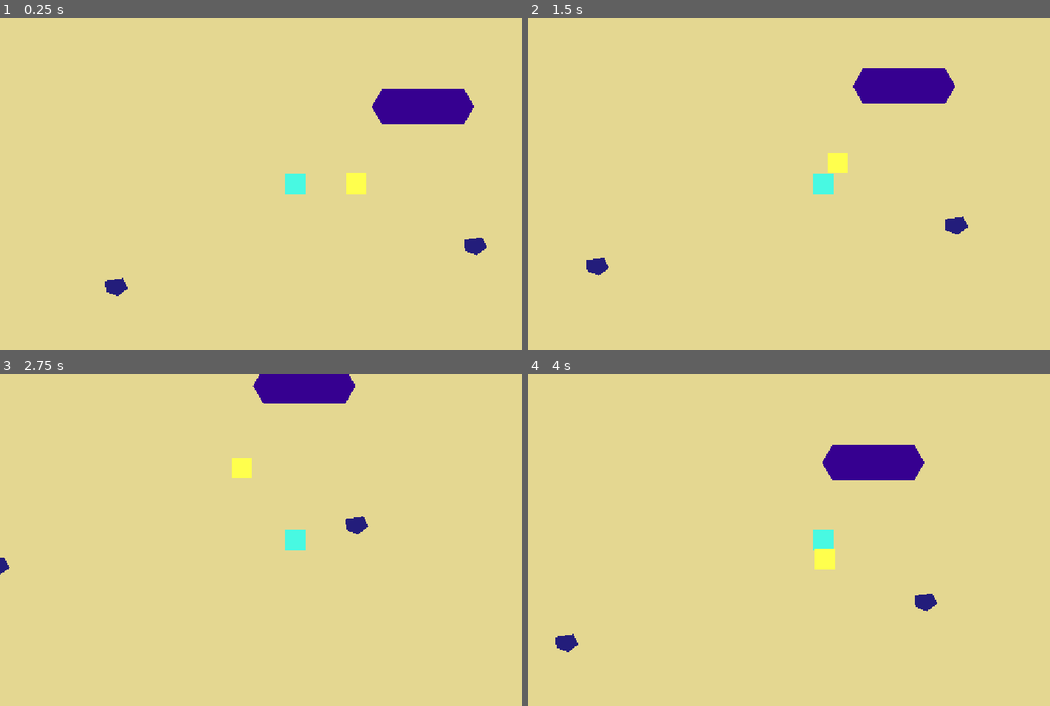
Above: before the commit, frames 1-4 (two rows, left to right).
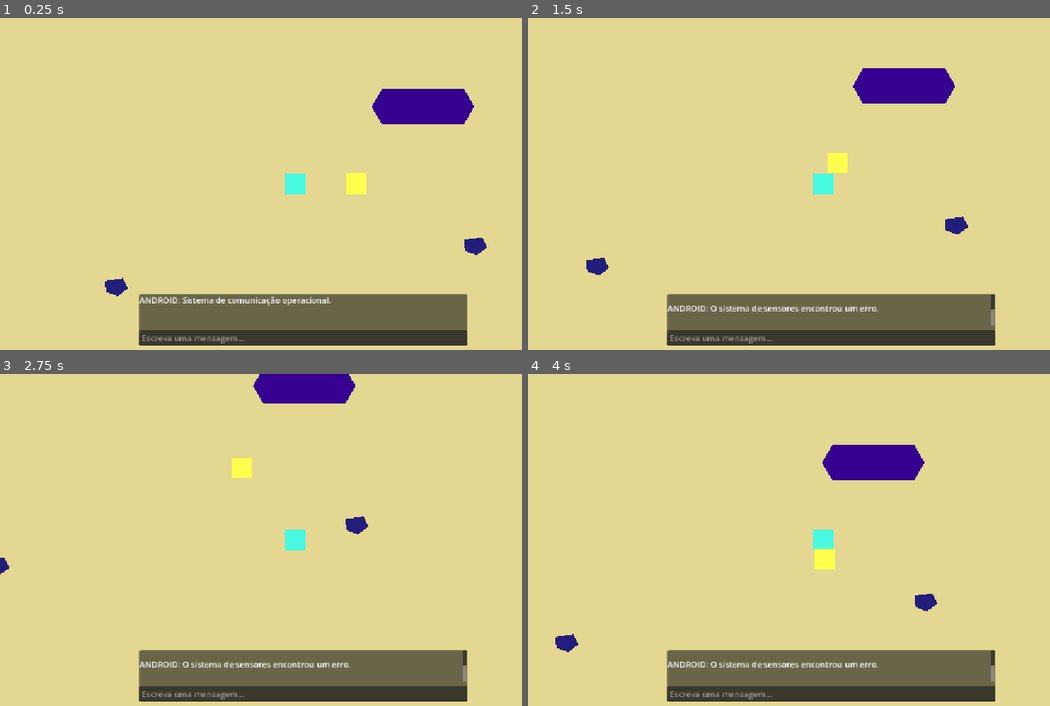
Above: after the commit, the same moments.

Repository: M7R1NHO/findhope
Game: Godot game, scene res://scenes/main.tscn
Two runs of this game, one before a commit and one after it. Both use one fixed random seed, a clock stepped at 60 frames per second and the inputs below. The project has no main scene, so this scene is started directly.
Inputs (mouse positions are in pixels of both pictures, inside the frame that each line leads up to):
- Up to frame 1 (0.25 s): no input
- Up to frame 2 (1.5 s): tap Enter (ui_accept) at 0.5, 1.35 s; move the mouse to (950, 167) at 0.52 s; hold D 0.53-1.28 s; hold Enter (ui_accept) 0.53-1.28 s; tap Space at 0.6 s; click (950, 167) at 0.67 s; move the mouse to (705, 200) at 1.27 s; hold S from 1.28 s (still down); click (705, 200) at 1.42 s
- Up to frame 3 (2.75 s): tap Enter (ui_accept) at 1.52, 1.82 s; tap Space at 1.55, 2.1 s; move the mouse to (354, 466) at 2.02 s; release S at 2.03 s; hold D from 2.03 s (still down); hold Enter (ui_accept) from 2.03 s (still down); click (354, 466) at 2.17 s
- Up to frame 4 (4 s): move the mouse to (794, 606) at 2.77 s; release D at 2.78 s; release Enter (ui_accept) at 2.78 s; hold W 2.78-3.53 s; tap Space at 2.85 s; click (794, 606) at 2.92 s; tap Enter (ui_accept) at 3.02, 3.32 s; move the mouse to (1003, 589) at 3.52 s; hold A from 3.53 s (still down); hold Enter (ui_accept) from 3.53 s (still down); click (1003, 589) at 3.67 s

The runs differ from the first frame. In frame 1, 9.8% of the frame differs, in the area x 26-90%, y 83-99%; in frame 2, 9.8%; in frame 3, 9.8%; in frame 4, 9.8%.

Commit message:
Adiciona chat visual e melhora integração do Android no Godot

Diff:
--- a/game/scenes/atlas.gd
+++ b/game/scenes/atlas.gd
@@ -1,15 +1,26 @@
 extends CharacterBody2D
+
+
+signal sensor_message(message: String)
+
 
 @export var speed: float = 140.0
 @export var follow_start_distance: float = 180.0
 @export var follow_stop_distance: float = 110.0
 @export var sensor_range: float = 250.0
 
+@export var scan_cooldown: float = 1.0
+
+
 var player: CharacterBody2D
 var is_following: bool = false
 
 var scan_request: HTTPRequest
 
+var scan_in_progress: bool = false
+var scan_cooldown_active: bool = false
+
+
 const SCAN_URL := "http://127.0.0.1:8000/world/scan"
 
 
@@ -29,7 +40,6 @@
 
 
 func _physics_process(_delta):
-
 	if player == null:
 		return
 
@@ -44,7 +54,6 @@
 		is_following = false
 
 	if is_following:
-
 		var direction = global_position.direction_to(
 			player.global_position
 		)
@@ -62,6 +71,20 @@
 # =========================================================
 
 func scan_environment():
+	if scan_in_progress:
+		sensor_message.emit(
+			"Os sensores ainda estão a processar o scan."
+		)
+
+		return
+
+	if scan_cooldown_active:
+		return
+
+	scan_in_progress = true
+	scan_cooldown_active = true
+
+	start_scan_cooldown()
 
 	var detectable_objects = get_tree().get_nodes_in_group(
 		"detectable"
@@ -73,23 +96,27 @@
 	print("========== ATLAS SENSOR SCAN ==========")
 
 	for obj in detectable_objects:
-
 		var distance_px = global_position.distance_to(
 			obj.global_position
 		)
 
 		if distance_px <= sensor_range:
-
-			var object_type = get_object_type(obj.name)
+			var object_type = get_object_type(
+				str(obj.name)
+			)
 
 			var detection = {
 				"id": str(obj.name).to_lower(),
-				"name": get_object_display_name(obj.name),
+				"name": get_object_display_name(
+					str(obj.name)
+				),
 				"type": object_type,
 				"distance_px": distance_px
 			}
 
-			detections.append(detection)
+			detections.append(
+				detection
+			)
 
 			print(
 				obj.name,
@@ -99,45 +126,68 @@
 			)
 
 	if detections.is_empty():
-		print("Nenhum objeto detectado.")
-
-	print("=======================================")
-
-	send_scan_to_backend(detections)
+		print(
+			"Nenhum objeto detectado."
+		)
+
+	print(
+		"======================================="
+	)
+
+	send_scan_to_backend(
+		detections
+	)
+
+
+func start_scan_cooldown():
+	await get_tree().create_timer(
+		scan_cooldown
+	).timeout
+
+	scan_cooldown_active = false
 
 
 # =========================================================
 # OBJECT METADATA
 # =========================================================
 
-func get_object_type(object_name: String) -> String:
+func get_object_type(
+	object_name: String
+) -> String:
 
 	if object_name == "Ship":
 		return "ship"
 
-	if object_name.begins_with("Debris"):
+	if object_name.begins_with(
+		"Debris"
+	):
 		return "debris"
 
 	return "unknown"
 
 
-func get_object_display_name(object_name: String) -> String:
+func get_object_display_name(
+	object_name: String
+) -> String:
 
 	if object_name == "Ship":
 		return "Nave 47"
 
-	if object_name.begins_with("Debris"):
+	if object_name.begins_with(
+		"Debris"
+	):
 		return "Destroço da nave"
 
 	return object_name
 
 
 # =========================================================
-# BACKEND COMMUNICATION
-# =========================================================
-
-func send_scan_to_backend(detections: Array):
-
+# BACKEND
+# =========================================================
+
+func send_scan_to_backend(
+	detections: Array
+):
 	var body = {
 		"atlas_position": {
 			"x": global_position.x,
@@ -146,7 +196,9 @@
 		"detections": detections
 	}
 
-	var json_body = JSON.stringify(body)
+	var json_body = JSON.stringify(
+		body
+	)
 
 	var headers = [
 		"Content-Type: application/json"
@@ -160,9 +212,15 @@
 	)
 
 	if error != OK:
+		scan_in_progress = false
+
 		print(
 			"Erro ao enviar scan para backend: ",
 			error
+		)
+
+		sensor_message.emit(
+			"Não consegui processar o scan."
 		)
 
 
@@ -172,21 +230,132 @@
 	headers,
 	body
 ):
+	scan_in_progress = false
 
 	print("")
 	print("========== BACKEND SENSOR ==========")
-	print("HTTP: ", response_code)
-
-	if response_code == 200:
-
-		var response_text = body.get_string_from_utf8()
-
-		print("Scan recebido pelo Atlas Core.")
-		print(response_text)
-
-	else:
-
-		print("Erro ao processar scan.")
-		print(body.get_string_from_utf8())
-
-	print("====================================")
+	print(
+		"HTTP: ",
+		response_code
+	)
+
+	if response_code != 200:
+		print(
+			"Erro ao processar scan."
+		)
+
+		sensor_message.emit(
+			"O sistema de sensores encontrou um erro."
+		)
+
+		return
+
+	var response_text = body.get_string_from_utf8()
+
+	var data = JSON.parse_string(
+		response_text
+	)
+
+	if data == null:
+		print(
+			"Resposta inválida do backend."
+		)
+
+		sensor_message.emit(
+			"Recebi dados inválidos dos sensores."
+		)
+
+		return
+
+	print(
+		"Scan recebido pelo Atlas Core."
+	)
+
+	var detected_objects = data.get(
+		"detected_objects",
+		[]
+	)
+
+	show_scan_result(
+		detected_objects
+	)
+
+	print(
+		"===================================="
+	)
+
+
+# =========================================================
+# SCAN RESULT
+# =========================================================
+
+func show_scan_result(
+	detected_objects: Array
+):
+	if detected_objects.is_empty():
+		sensor_message.emit(
+			"Scan concluído. Não tenho deteções atuais."
+		)
+
+		return
+
+	if detected_objects.size() == 1:
+		var obj = detected_objects[0]
+
+		sensor_message.emit(
+			"Scan concluído. Detetei %s %s."
+			% [
+				get_article_and_name(
+					obj
+				),
+				obj.get(
+					"proximity",
+					""
+				)
+			]
+		)
+
+		return
+
+	var object_names: Array[String] = []
+
+	for obj in detected_objects:
+		object_names.append(
+			obj.get(
+				"name",
+				"objeto desconhecido"
+			)
+		)
+
+	sensor_message.emit(
+		"Scan concluído. Detetei: %s."
+		% ", ".join(
+			object_names
+		)
+	)
+
+
+func get_article_and_name(
+	obj: Dictionary
+) -> String:
+
+	var object_type = obj.get(
+		"type",
+		"unknown"
+	)
+
+	var object_name = obj.get(
+		"name",
+		"objeto"
+	)
+
+	if object_type == "ship":
+		return "a " + object_name
+
+	if object_type == "debris":
+		return (
+			"um "
+			+ object_name.to_lower()
+		)
+
+	return object_name
--- a/game/scenes/main.tscn
+++ b/game/scenes/main.tscn
@@ -80,6 +80,7 @@
 [node name="Atlas" type="CharacterBody2D" parent="." unique_id=1792037986]
 position = Vector2(120, 0)
 script = ExtResource("2_0wfyh")
+scan_cooldown = 5.0
 
 [node name="CollisionShape2D" type="CollisionShape2D" parent="Atlas" unique_id=1310704851]
 shape = SubResource("CircleShape2D_jyhfs")
@@ -90,3 +91,35 @@
 polygon = PackedVector2Array(-20, -20, 20, -20, 20, 20, -20, 20)
 
 [node name="AtlasAPI" type="HTTPRequest" parent="." unique_id=2038477603]
+
+[node name="UI" type="CanvasLayer" parent="." unique_id=255633486]
+
+[node name="ChatPanel" type="Panel" parent="UI" unique_id=1854313408]
+anchors_preset = 12
+anchor_top = 1.0
+anchor_right = 1.0
+anchor_bottom = 1.0
+offset_left = 272.0
+offset_top = -109.0
+offset_right = -241.0
+offset_bottom = -8.0
+grow_horizontal = 2
+grow_vertical = 0
+offset_transform_enabled = true
+
+[node name="VBoxContainer" type="VBoxContainer" parent="UI/ChatPanel" unique_id=269828397]
+layout_mode = 1
+anchors_preset = 15
+anchor_right = 1.0
+anchor_bottom = 1.0
+grow_horizontal = 2
+grow_vertical = 2
+theme_override_constants/separation = 8
+
+[node name="ChatHistory" type="RichTextLabel" parent="UI/ChatPanel/VBoxContainer" unique_id=692380516]
+layout_mode = 2
+size_flags_vertical = 3
+
+[node name="ChatInput" type="LineEdit" parent="UI/ChatPanel/VBoxContainer" unique_id=983911713]
+layout_mode = 2
+placeholder_text = "Escreva uma mensagem..."
--- a/game/scenes/player.gd
+++ b/game/scenes/player.gd
@@ -1,4 +1,5 @@
 extends CharacterBody2D
+
 
 @export var speed: float = 200.0
 
@@ -7,15 +8,22 @@
 @export var min_y: float = -650.0
 @export var max_y: float = 650.0
 
+
 var atlas: CharacterBody2D
 
 
 func _ready():
 	motion_mode = CharacterBody2D.MOTION_MODE_FLOATING
+
 	atlas = get_parent().get_node("Atlas")
 
 
 func _physics_process(_delta):
+	if is_typing_in_chat():
+		velocity = Vector2.ZERO
+		move_and_slide()
+		return
+
 	var direction = Vector2.ZERO
 
 	if Input.is_key_pressed(KEY_W):
@@ -51,6 +59,20 @@
 
 
 func _unhandled_input(event):
-	if event.is_action_pressed("ui_accept"):
+	if is_typing_in_chat():
+		return
+
+	if (
+		event is InputEventKey
+		and event.pressed
+		and not event.echo
+		and event.keycode == KEY_SPACE
+	):
 		if atlas != null:
 			atlas.scan_environment()
+
+
+func is_typing_in_chat() -> bool:
+	var focused_control = get_viewport().gui_get_focus_owner()
+
+	return focused_control is LineEdit
--- a/game/scripts/main.gd
+++ b/game/scripts/main.gd
@@ -1,20 +1,89 @@
 extends Node2D
 
+
 @onready var atlas_api: HTTPRequest = $AtlasAPI
+@onready var atlas: CharacterBody2D = $Atlas
+
+@onready var chat_history: RichTextLabel = \
+	$UI/ChatPanel/VBoxContainer/ChatHistory
+
+@onready var chat_input: LineEdit = \
+	$UI/ChatPanel/VBoxContainer/ChatInput
+
 
 const CHAT_URL := "http://127.0.0.1:8000/chat"
 
+const NORMAL_PLACEHOLDER := "Escreva uma mensagem..."
+const WAITING_PLACEHOLDER := "Android está a responder..."
+
+
+var waiting_for_atlas: bool = false
+
 
 func _ready():
-	atlas_api.request_completed.connect(_on_atlas_api_request_completed)
+	atlas_api.request_completed.connect(
+		_on_atlas_api_request_completed
+	)
 
-	print("Find Hope iniciado.")
-	print("Testando conexão com Atlas Core...")
+	chat_input.text_submitted.connect(
+		_on_chat_input_submitted
+	)
 
-	send_message_to_atlas("Atlas, consegues ouvir-me?")
+	atlas.sensor_message.connect(
+		_on_atlas_sensor_message
+	)
+
+	chat_input.placeholder_text = NORMAL_PLACEHOLDER
+
+	chat_history.clear()
+
+	add_chat_message(
+		"ANDROID",
+		"Sistema de comunicação operacional."
+	)
+
+
+func _input(event):
+	if (
+		event is InputEventMouseButton
+		and event.button_index == MOUSE_BUTTON_LEFT
+		and event.pressed
+	):
+		var mouse_position = get_viewport().get_mouse_position()
+
+		if not chat_input.get_global_rect().has_point(
+			mouse_position
+		):
+			chat_input.release_focus()
+
+
+func _on_chat_input_submitted(message: String):
+	message = message.strip_edges()
+
+	if message.is_empty():
+		return
+
+	if waiting_for_atlas:
+		return
+
+	add_chat_message(
+		"VOCÊ",
+		message
+	)
+
+	chat_input.clear()
+
+	send_message_to_atlas(
+		message
+	)
 
 
 func send_message_to_atlas(message: String):
+	waiting_for_atlas = true
+
+	chat_input.editable = false
+	chat_input.placeholder_text = WAITING_PLACEHOLDER
+
 	var headers = [
 		"Content-Type: application/json"
 	]
@@ -31,7 +100,12 @@
 	)
 
 	if error != OK:
-		print("Erro ao enviar mensagem para Atlas: ", error)
+		finish_waiting_state()
+
+		add_chat_message(
+			"SISTEMA",
+			"Não foi possível contactar o Android."
+		)
 
 
 func _on_atlas_api_request_completed(
@@ -40,28 +114,67 @@
 	headers,
 	body
 ):
-	print("")
-	print("========== ATLAS CORE ==========")
-	print("HTTP: ", response_code)
+	finish_waiting_state()
 
 	if response_code != 200:
-		print("Erro recebido do backend.")
-		print(body.get_string_from_utf8())
+		add_chat_message(
+			"SISTEMA",
+			"Erro de comunicação."
+		)
+
 		return
 
-	var text = body.get_string_from_utf8()
-	var data = JSON.parse_string(text)
+	var response_text = body.get_string_from_utf8()
+
+	var data = JSON.parse_string(
+		response_text
+	)
 
 	if data == null:
-		print("Resposta JSON inválida:")
-		print(text)
+		add_chat_message(
+			"SISTEMA",
+			"Resposta inválida do Android."
+		)
+
 		return
 
-	print("Mensagem enviada:")
-	print("Atlas, consegues ouvir-me?")
+	var atlas_response = data.get(
+		"response",
+		"Sem resposta."
+	)
 
-	print("")
-	print("Resposta do Atlas:")
-	print(data.get("response", "Sem resposta."))
+	add_chat_message(
+		"ANDROID",
+		atlas_response
+	)
 
-	print("================================")
+
+func finish_waiting_state():
+	waiting_for_atlas = false
+
+	chat_input.editable = true
+	chat_input.placeholder_text = NORMAL_PLACEHOLDER
+
+
+func _on_atlas_sensor_message(
+	message: String
+):
+	add_chat_message(
+		"ANDROID",
+		message
+	)
+
+
+func add_chat_message(
+	speaker: String,
+	message: String
+):
+	chat_history.append_text(
+		speaker + ": " + message + "\n\n"
+	)
+
+	await get_tree().process_frame
+
+	chat_history.scroll_to_line(
+		chat_history.get_line_count()
+	)
